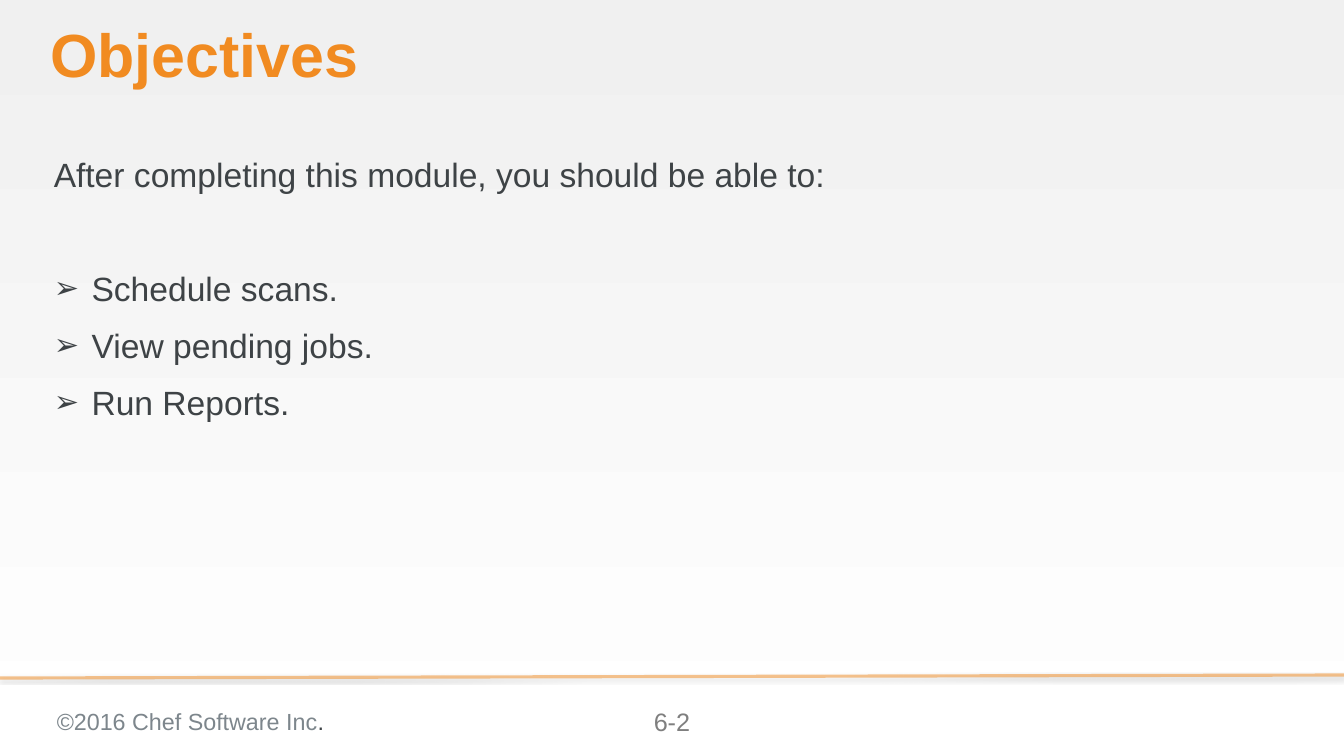
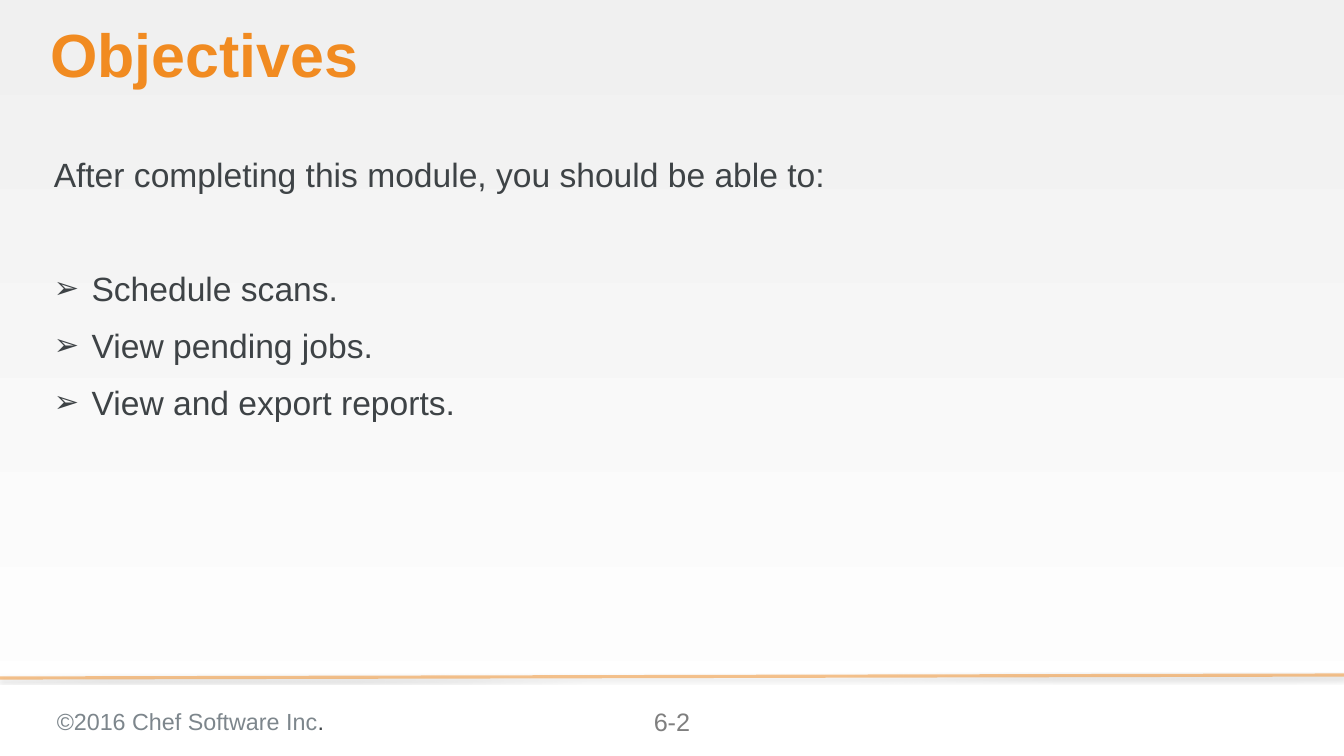
Before and after one commit to bchamby/chef-compliance-installation-configuration-operation, a slide deck: slide 2 of 06-scheduling-scans-reports.pptx. Drawn at 1344x756 pixels with LibreOffice and Linux fonts; fonts in the diff are those of the drawing; background and template pictures are left out. Boxes give left, top, right and bottom in pixels: in the first picture for what was removed or moved away, otherwise in the second. Text is boxed around its words. In the diff, an @@ line names an element or a change of style, - is before the commit and + after.

Commit message:
Finished Export Reports for Win

```diff
--- a/06-scheduling-scans-reports.pptx
+++ b/06-scheduling-scans-reports.pptx
@@ text at <box>92,390,455,422</box>: text changed @@
-➢ Run Reports.
+➢ View and export reports.
```
Also in this commit, not shown: 6 other slides changed, 3 slides added, 1 slide removed.
